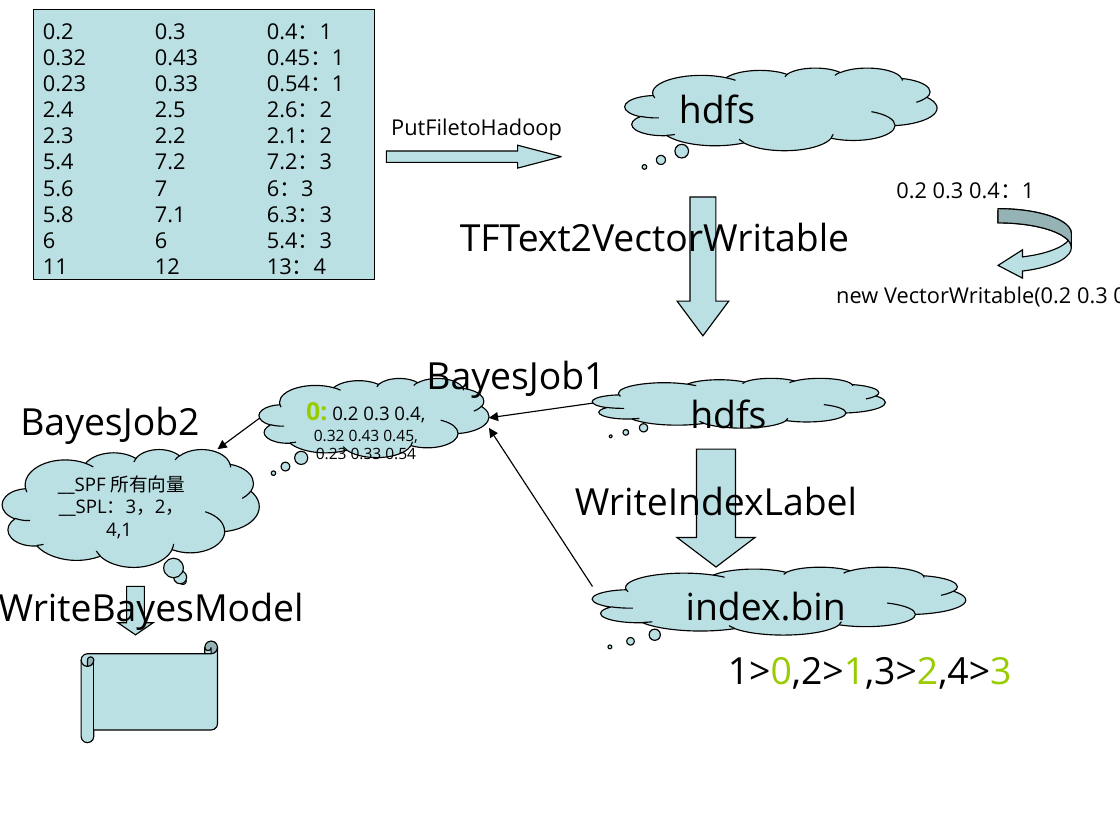
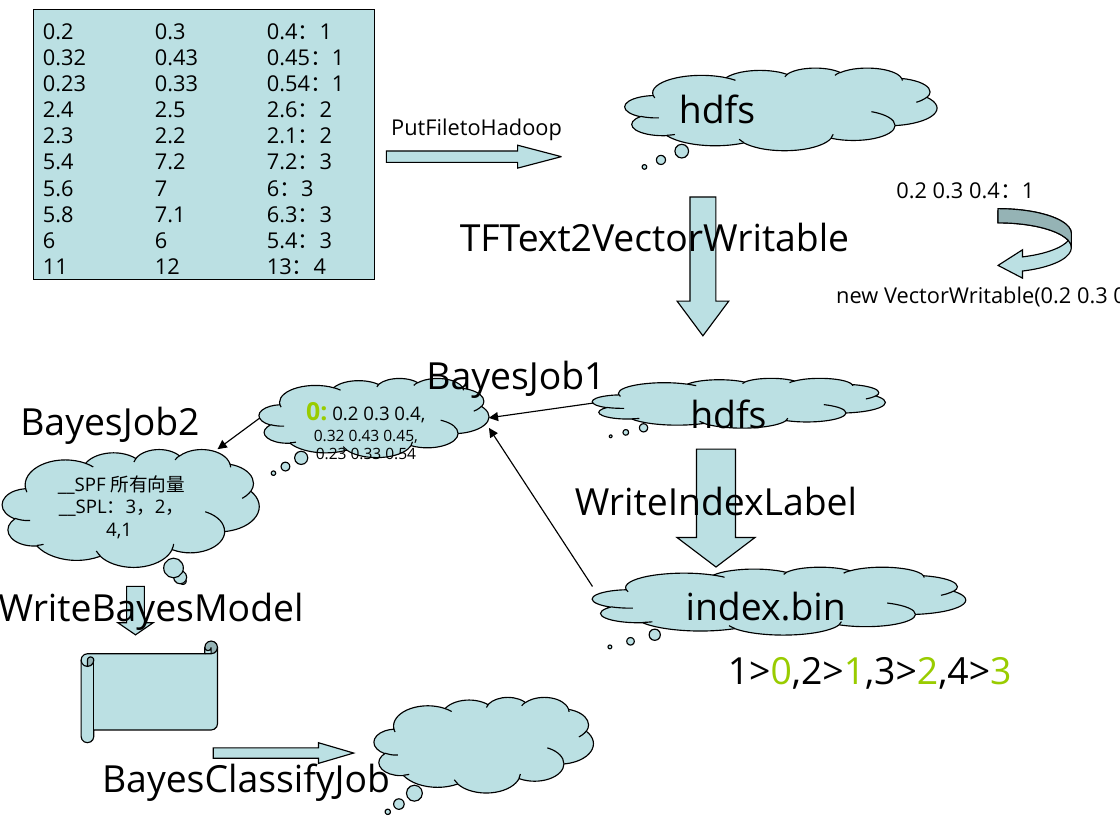
Before and after one commit to tianbaoxing/mahout-nbayes, a slide deck: slide 2 of doc/文件2_简报1.ppt. Drawn at 1120x840 pixels with LibreOffice and Linux fonts; fonts in the diff are those of the drawing. Boxes give left, top, right and bottom in pixels: in the first picture for what was removed or moved away, otherwise in the second. Text is boxed around its words. In the diff, an @@ line names an element or a change of style, - is before the commit and + after.

Commit message:
update ppt

```diff
--- a/doc/文件2_简报1.ppt
+++ b/doc/文件2_简报1.ppt
@@ thought cloud added at (374, 697, 594, 792), fill #BBE0E3, outline #000000 0.74 pt @@
@@ right arrow added at (213, 743, 353, 763), fill #BBE0E3, outline #000000 0.74 pt @@
@@ text added at (102, 758, 390, 801), 24 pt, text #000000 @@
+BayesClassifyJob
```
